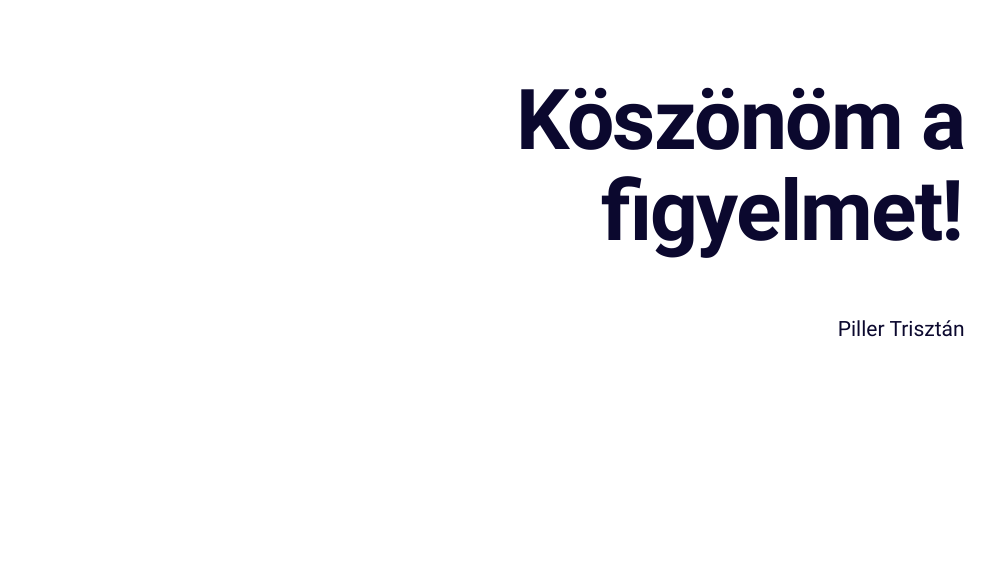
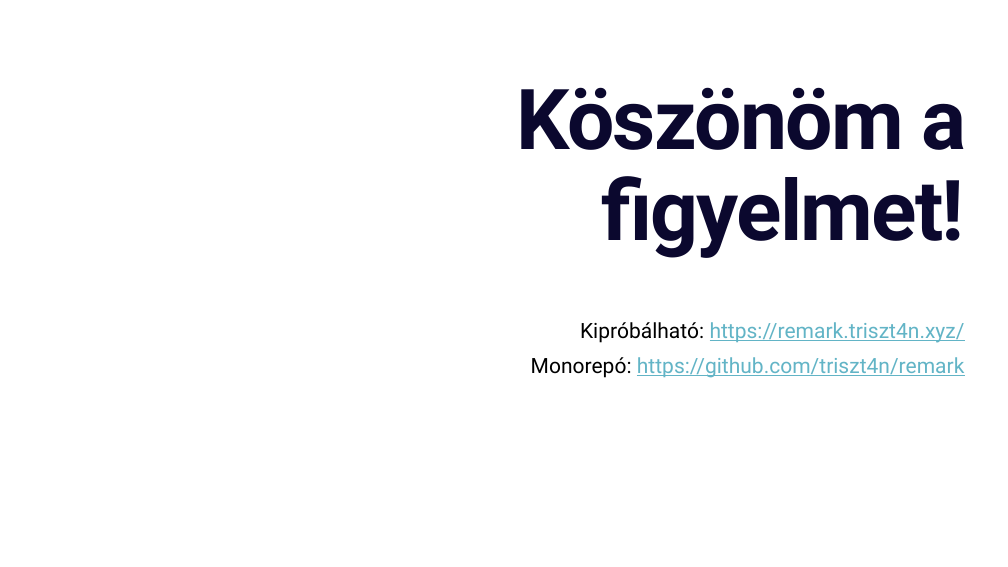
Before and after one commit to triszt4n/remark, a slide deck: slide 11 of docs/Presentation_hu.pptx (slide 12 before the commit). Drawn at 1008x567 pixels with LibreOffice and Linux fonts; fonts in the diff are those of the drawing; background and template pictures are left out. Boxes give left, top, right and bottom in pixels: in the first picture for what was removed or moved away, otherwise in the second. Text is boxed around its words. In the diff, an @@ line names an element or a change of style, - is before the commit and + after.

```diff
--- a/docs/Presentation_hu.pptx
+++ b/docs/Presentation_hu.pptx
@@ subtitle at (x1=531, y1=322, x2=965, y2=378): text changed; text colour #0B082E to #62B4C6 @@
-Piller Trisztán
+  Kipróbálható: https://remark.triszt4n.xyz/
+  Monorepó: https://github.com/triszt4n/remark
```
Also in this commit, not shown: 3 other slides changed, 1 slide removed, 3 other files.
